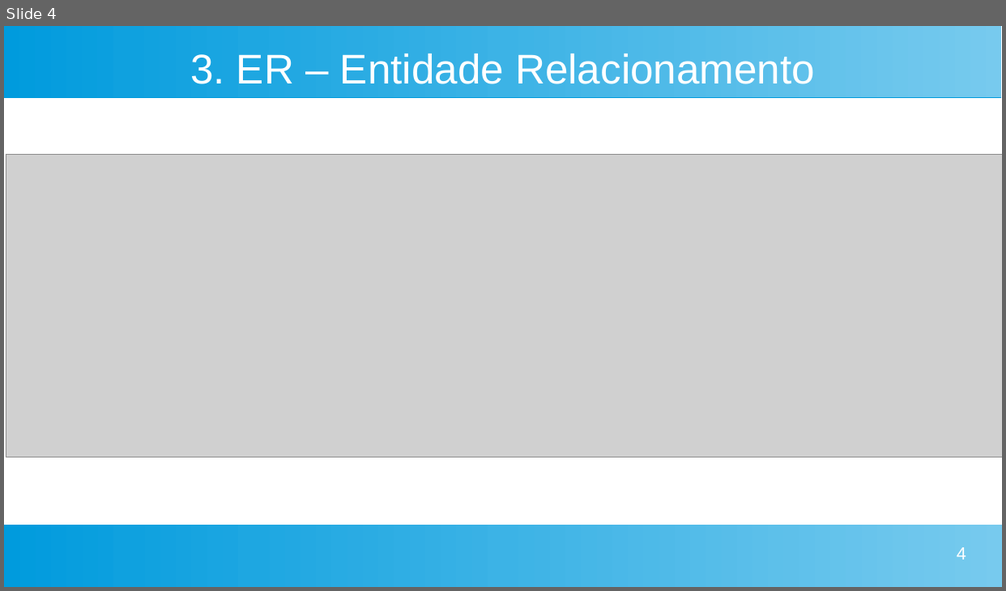
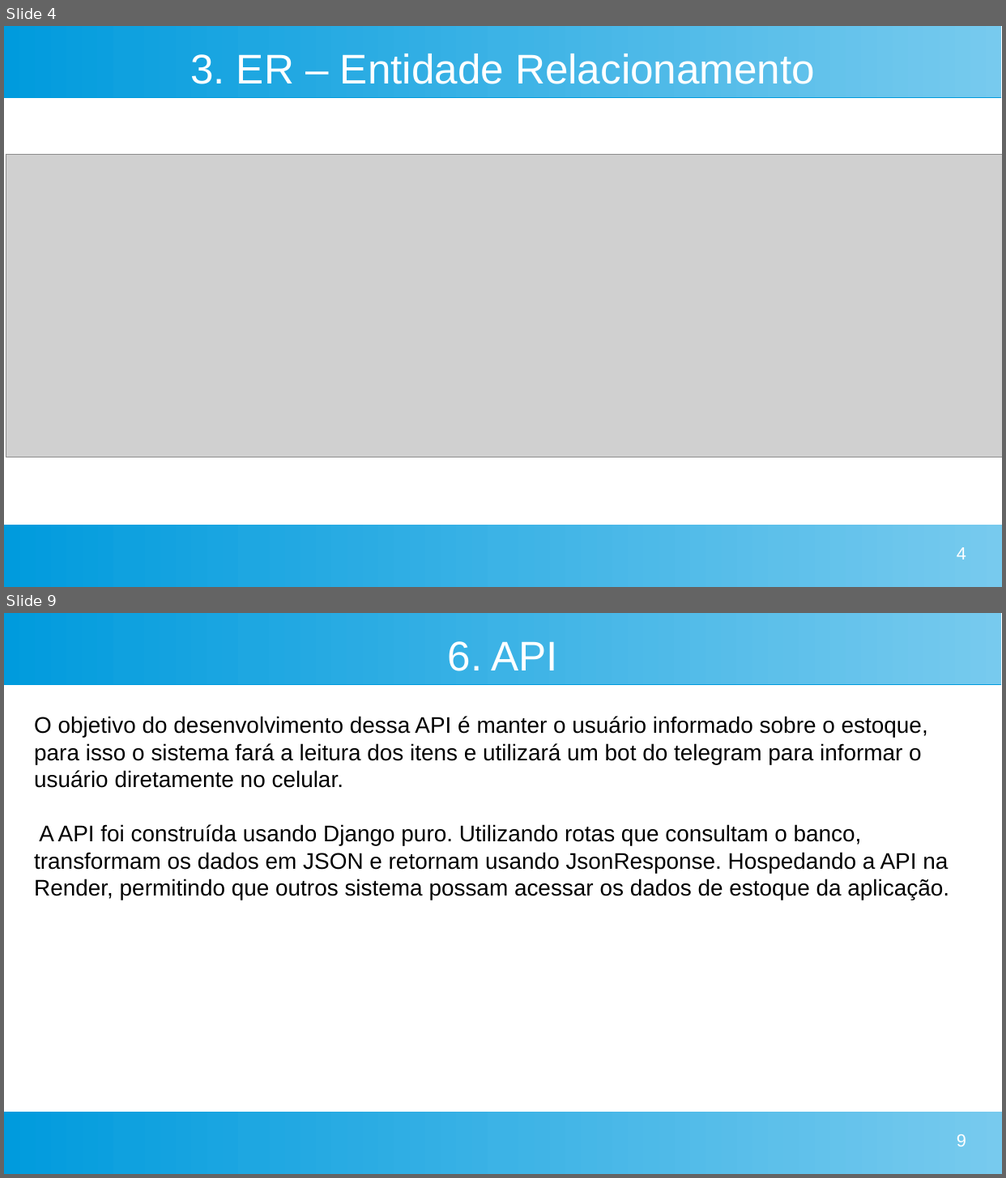
Before and after one commit to felipecabraldossantos/Projeto-Pr-ticas-Exntensionistas, a slide deck: Apresentação.odp. Shown one above the other, each under a label of ours: slide 4 before the commit, slides 4 and 9 after it; the slides between them are not shown. The pictures are 1006x591 and 1006x1178 pixels, drawn with LibreOffice and Linux fonts; fonts in the diff are those of the drawing; grey boxes stand for pictures. Boxes give left, top, right and bottom in pixels: in the first picture for what was removed or moved away, otherwise in the second. Text is boxed around its words. In the diff, an @@ line names an element or a change of style, - is before the commit and + after.

```diff
--- a/Apresentação.odp
+++ b/Apresentação.odp
@@ slide 9 added at box(4, 613, 1002, 1174), background #FFFFFF; not listed: 2 template elements that a slide beside it also shows @@
@@ title added at box(448, 641, 558, 671), 33 pt, text #FFFFFF @@
+6. API
@@ text added at box(34, 716, 949, 900), 18 pt, text #000000 @@
+O objetivo do desenvolvimento dessa API é manter o usuário informado sobre o estoque, para isso o sistema fará a leitura dos itens e utilizará um bot do telegram para informar o usuário diretamente no celular.
+A API foi construída usando Django puro. Utilizando rotas que consultam o banco,
+transformam os dados em JSON e retornam usando JsonResponse. Hospedando a API na Render, permitindo que outros sistema possam acessar os dados de estoque da aplicação.
@@ page number added at box(957, 1135, 966, 1147), 14 pt, text #FFFFFF @@
+9
```
Also in this commit, not shown: 4 slides changed, 5 other slides added, 4 other files.
